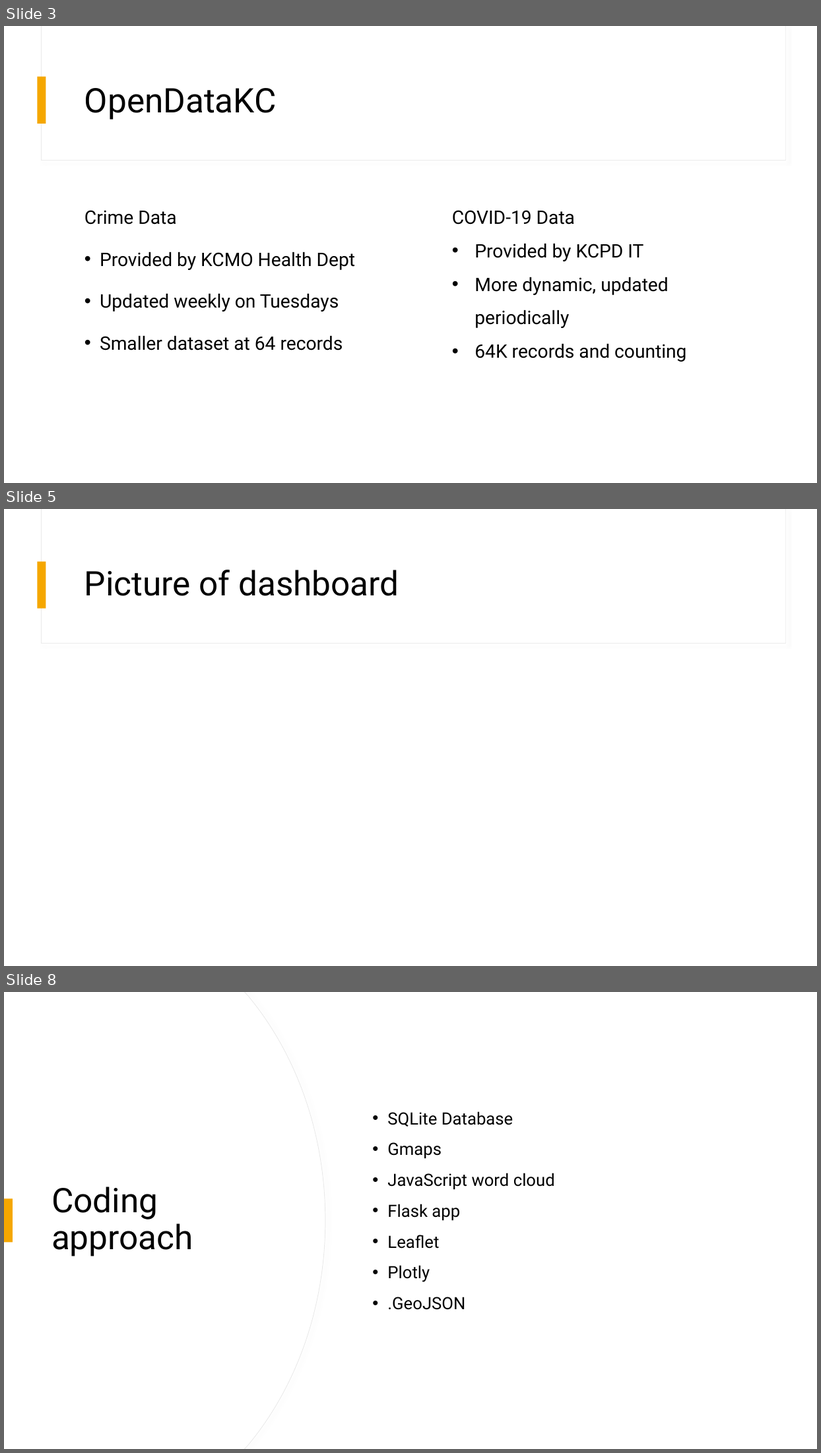
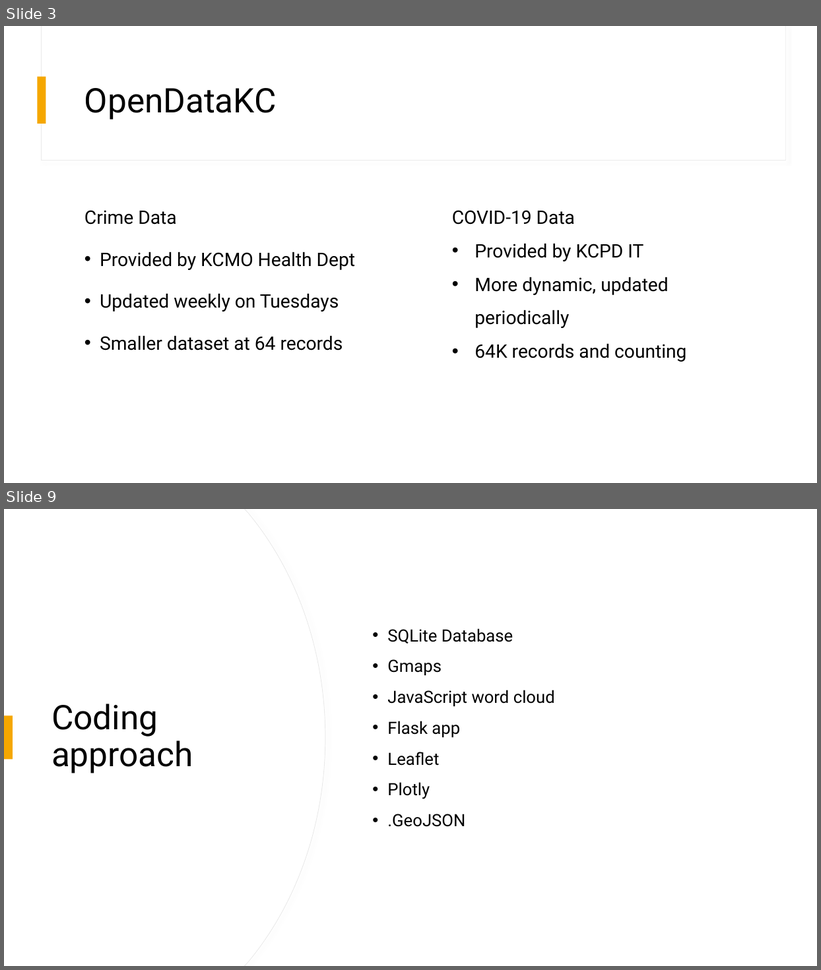
Before and after one commit to CecilyGriffin/CrimeVSCOVID-KC, a slide deck: ETL PROJECT POWERPOINT.pptx. Shown one above the other, each under a label of ours: slides 3, 5 and 8 before the commit, slides 3 and 9 after it; the slides between them are not shown. The pictures are 821x1453 and 821x970 pixels, drawn with LibreOffice and Linux fonts; fonts in the diff are those of the drawing. Boxes give left, top, right and bottom in pixels: in the first picture for what was removed or moved away, otherwise in the second. Text is boxed around its words. In the diff, an @@ line names an element or a change of style, - is before the commit and + after.

```diff
--- a/ETL PROJECT POWERPOINT.pptx
+++ b/ETL PROJECT POWERPOINT.pptx
@@ slide 5 removed at [4, 509, 817, 966], background #FFFFFF; not listed: 2 template elements that a slide beside it also shows @@
@@ rectangle removed at [38, 561, 46, 609] @@
@@ title removed at [85, 570, 399, 596] @@
-Picture of dashboard
@@ what was slide 8 is now slide 9 @@
```
Also in this commit, not shown: 4 slides changed, 2 slides added, 6 other files.
